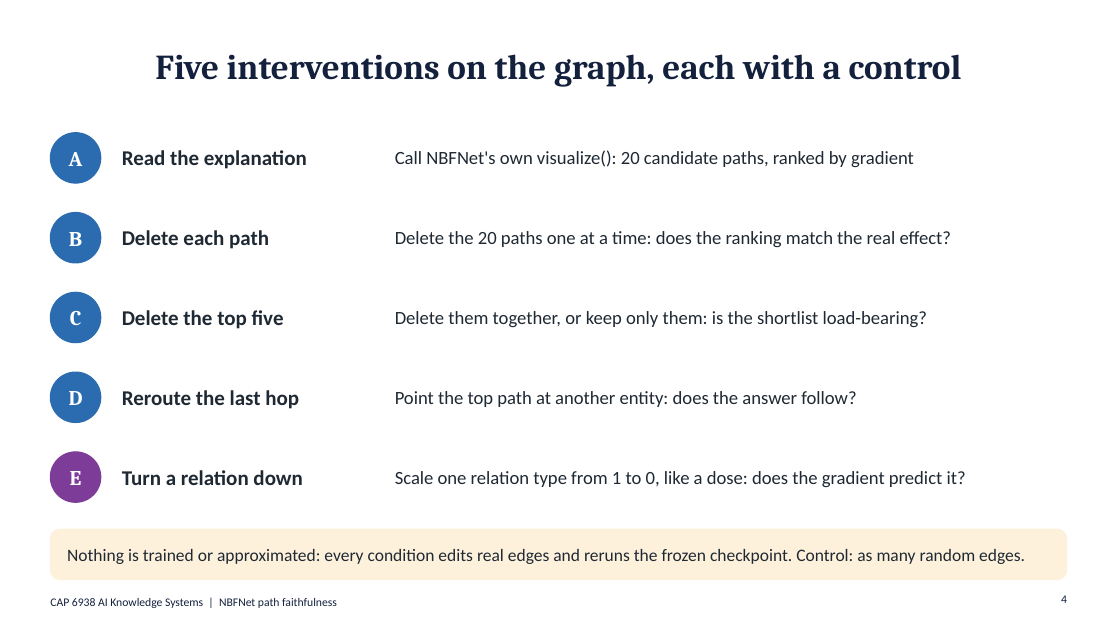
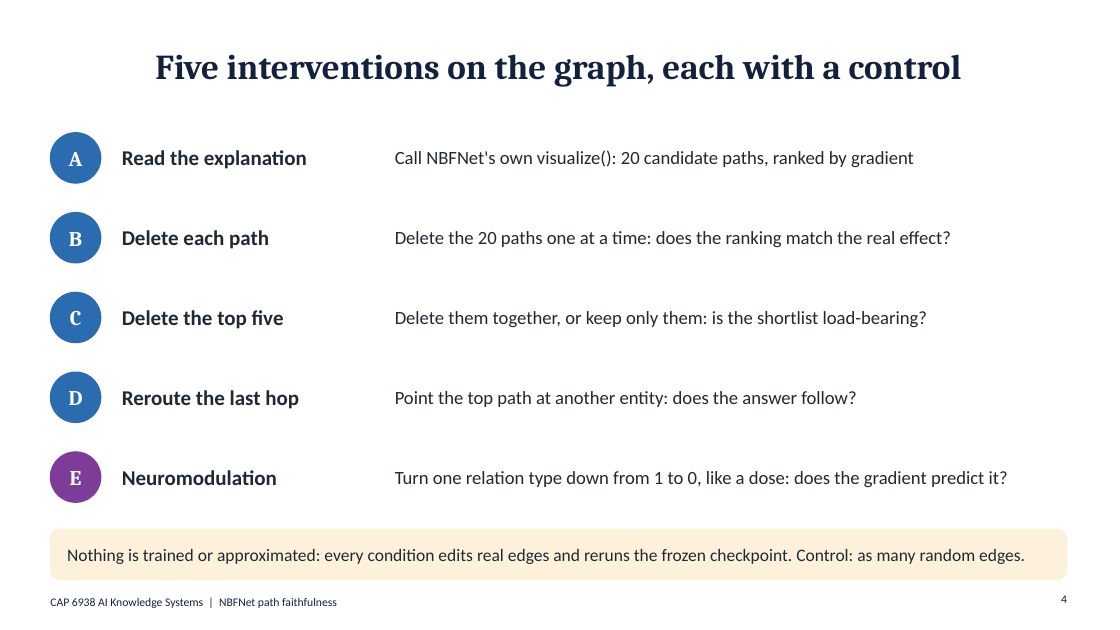
Before and after one commit to shadi97kh/nbfnet-path-faithfulness, a slide deck: slide 4 of presentation/NBFNet_Path_Faithfulness.pptx. Drawn at 1120x630 pixels with LibreOffice and Linux fonts; fonts in the diff are those of the drawing. Boxes give left, top, right and bottom in pixels: in the first picture for what was removed or moved away, otherwise in the second. Text is boxed around its words. In the diff, an @@ line names an element or a change of style, - is before the commit and + after.

Commit message:
Save the notebook with the outputs of a complete run
Also a where-each-part-lives table in the README, and neuromodulation named
on slides 4, 8 and 15.

```diff
--- a/presentation/NBFNet_Path_Faithfulness.pptx
+++ b/presentation/NBFNet_Path_Faithfulness.pptx
@@ text at [122, 470, 277, 485]: text changed @@
-Turn a relation down
+Neuromodulation
@@ text at [395, 471, 1008, 487]: text changed @@
-Scale one relation type from 1 to 0, like a dose: does the gradient predict it?
+Turn one relation type down from 1 to 0, like a dose: does the gradient predict it?
```
Also in this commit, not shown: 2 other slides changed, 2 other files.
